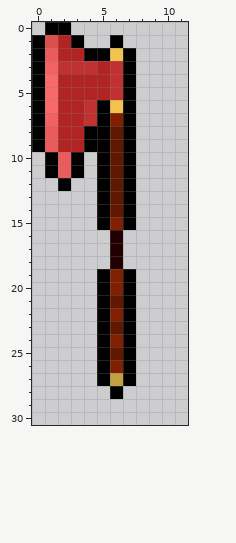
Two states of a pixel-art sprite, pictures/flame_axe.png. Above, as it was before the edit.
The file is 32x32 pixels. Shown: x 0..11, y 0..30.
After:
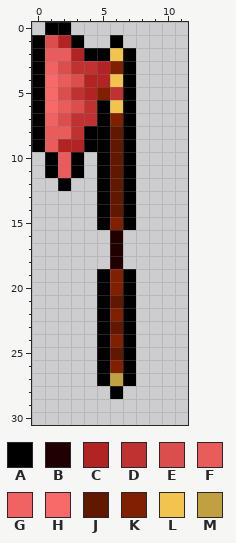
Palette (. is transparent): A #000000  B #200000  C #b22323  D #c03131  E #dc4d4d  F #ea5b5b  G #f16262  H #f86969  J #601800  K #802000  L #f2c44d  M #c0a040
Edits made:
Changed rows in their new state; - is an unchanged pixel.
first column x 2:
 2 F----
 3 E---K
 4 FE--L
 5 ED-K-
 6 FE---
 7 ED---
 8 FD---
Where, in picture pixels (left, top, right, bottom), the same in both pictures:
changed: (58, 48, 123, 139)
